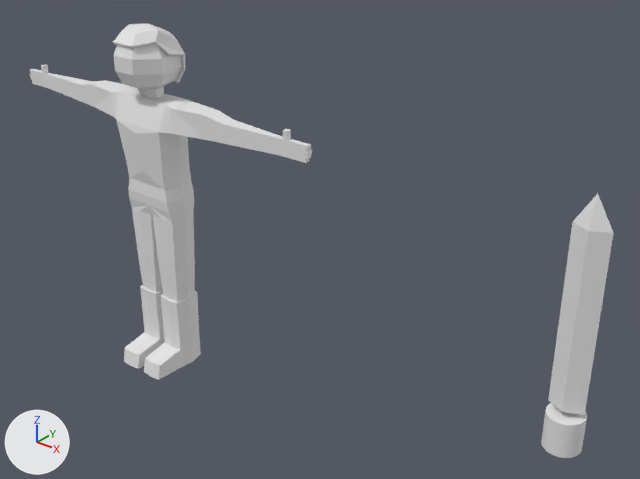
One commit to the Blender file Main Character.blend: the scene before it, then after it.
Before and after are seen from a 50 mm camera at (9.81, -8.32, 4.79) aimed at (2.67, 0.6, -0.74). The axes (+X, +Y, +Z) are drawn at lower left. The lights are the same throughout. Materials are left out; every surface is plain grey.

The scene before the commit, as lines of its bpy script (objects in view):
```python
me_cone = bpy.data.meshes.new('Cone')
me_cone.from_pydata(...)  # 73 vertices, 43 faces; spans x -0.86..0.94, y -2.01..2.01, z -11.85..0.48
me_cube = bpy.data.meshes.new('Cube')
me_cube.from_pydata(...)  # 418 vertices, 382 faces; spans x -5.66..5.66, y -1.62..1.07, z -4.51..2.73
me_cube.materials.append(mat_material)
ob_cone = bpy.data.objects.new('Cone', me_cone)
ob_cone.location = (6.68, 0.29, 1.01)
ob_cone.scale = (0.27, 0.12, 0.27)
ob_cube = bpy.data.objects.new('Cube', me_cube)
ob_cube.location = (0.0, 0.0, 0.0)
ob_cube.scale = (0.527, 0.458, 0.755)
```
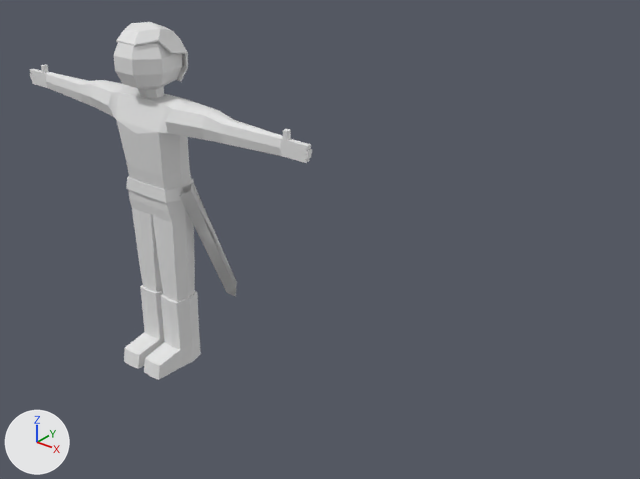
Where the newer file only moved an object's origin or applied its transform, the numbers keep the older frame.

Boxes [x1, y1, x2, y2] around the edits, measured in the pictures (640 x 479 px; the box of a moved part takes in the faces that stretch with it):
'Cube', reshaped
    before: [30, 23, 312, 380]
    after: [30, 22, 312, 380]
'Cone', deleted
    before: [541, 194, 614, 458]
part 1 of me_cube, moved or reshaped
    before: [113, 23, 185, 83]
    after: [116, 22, 188, 82]
part 2 of me_cube, added
    after: [180, 183, 237, 296]
part 3 of me_cube, built on
    both: [30, 70, 311, 203]

The change in detail:
me_cube is used by ob_cube; location (0.0, 0.0, 0.0); scale (0.527, 0.458, 0.755).
me_cube had 418 vertices, 382 faces and spanned x -5.66..5.66, y -1.62..1.07, z -4.51..2.73.
me_cube now has 474 vertices, 450 faces and spans x -5.66..5.66, y -1.62..2.03, z -4.51..2.75.
me_cube part 1: the loose piece of 52 vertices spanning x -0.96..0.91, y -0.98..1.07, z 1.62..2.73 is moved by (0.0, 0.11, 0.02).
me_cube part 2: a new loose piece of 18 vertices spanning x 1.03..1.38, y -0.39..2.03, z -3.34..-0.29.
Part 3, on me_cube:
12 vertices are removed from x -5.26..5.26, y -0.09..0.09, z 0.99..1.14.
54 faces are deleted.
10 vertices in x -4.79..4.79, y 0.0, z 0.85..0.91 move by (0.0, 0.0, -0.03).
10 vertices in x -4.79..4.79, y 0.0, z 1.22..1.38 move by (0.0, 0.0, 0.04).
32 vertices are added at x -4.79..4.79, y -0.71..0.71, z -0.64..1.11.
82 new faces join them.
Object 'Cone' (ob_cone) is deleted.
